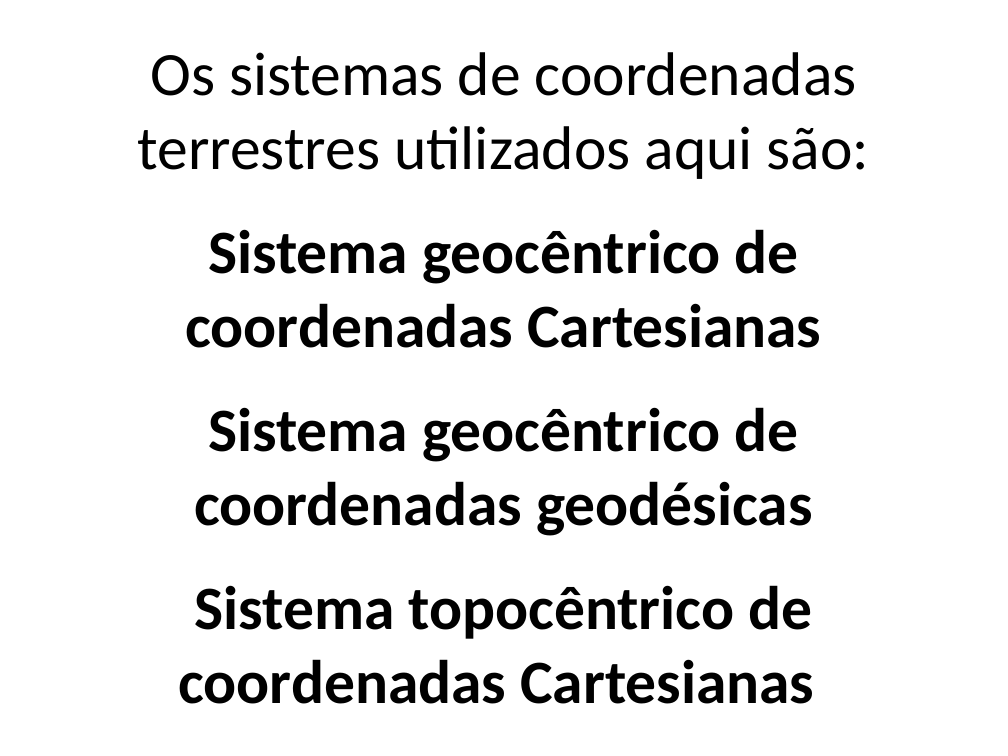
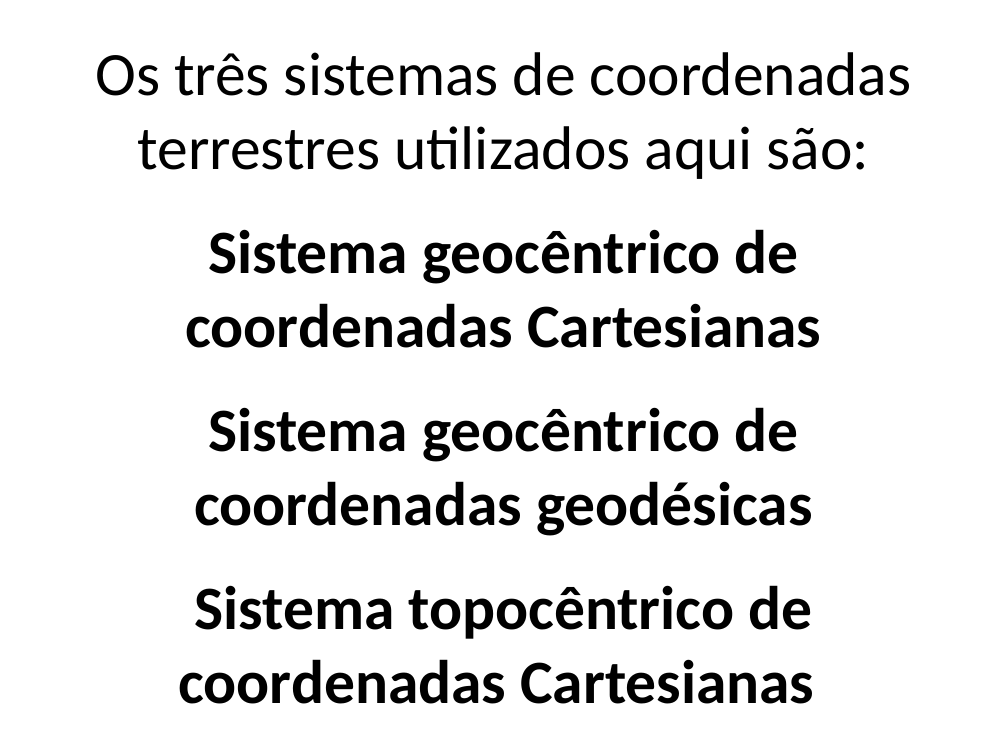
Before and after one commit to pinga-lab/CE-VII-SimBGf-2016, a slide deck: slide 11 of slides/3_sistemas_coordenadas.pptx. Drawn at 1008x756 pixels with LibreOffice and Linux fonts; fonts in the diff are those of the drawing. Boxes give left, top, right and bottom in pixels: in the first picture for what was removed or moved away, otherwise in the second. Text is boxed around its words. In the diff, an @@ line names an element or a change of style, - is before the commit and + after.

Commit message:
sistemas de coordenadas sem as transformacoes

```diff
--- a/slides/3_sistemas_coordenadas.pptx
+++ b/slides/3_sistemas_coordenadas.pptx
@@ text at bbox=[95, 52, 912, 179]: text changed @@
-Os sistemas de coordenadas terrestres utilizados aqui são:
+Os três sistemas de coordenadas terrestres utilizados aqui são:
```
Also in this commit, not shown: 7 other slides changed, 14 slides added, 4 slides removed.
